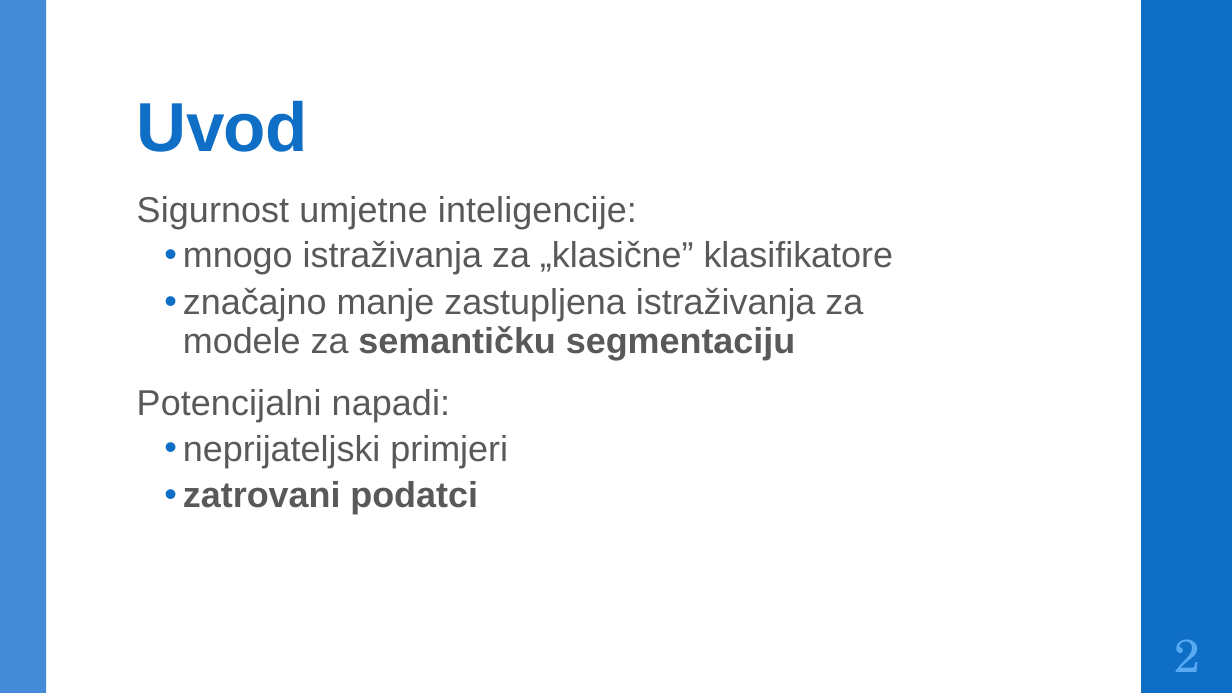
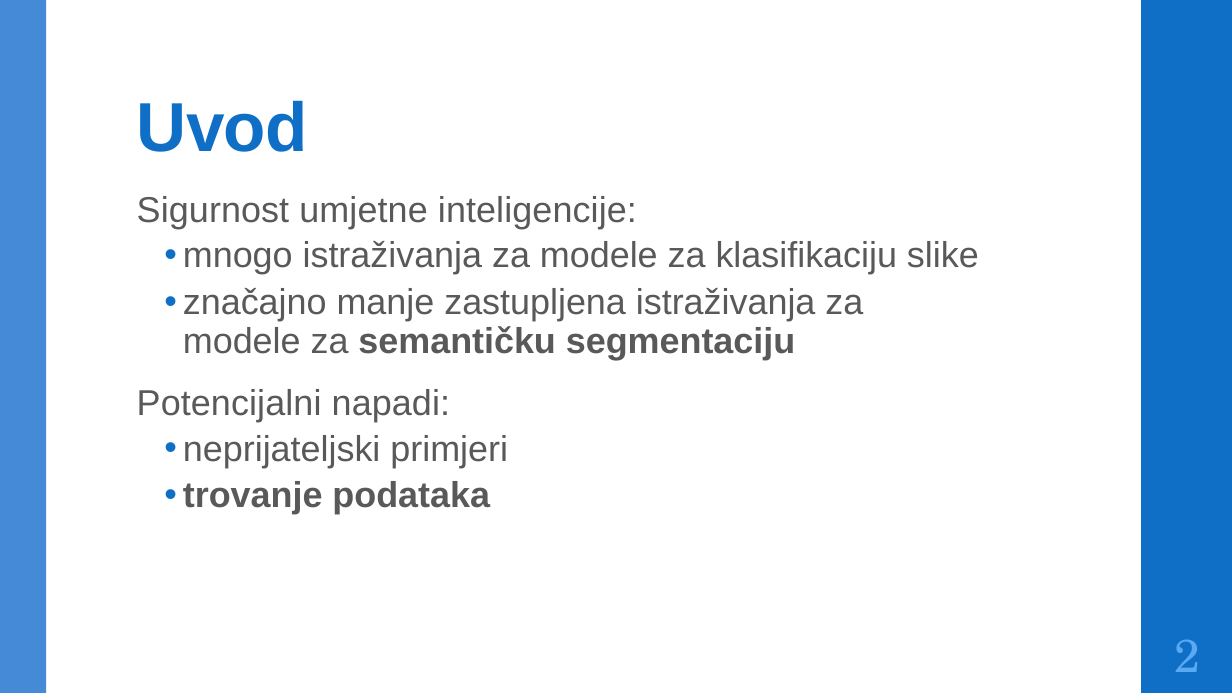
Before and after one commit to DomJamb/Seminar, a slide deck: slide 3 of Dokumentacija/Prezentacija/Trojanski napadi na modele za semantičku segmentaciju.pptx. Drawn at 1232x693 pixels with LibreOffice and Linux fonts; fonts in the diff are those of the drawing. Boxes give left, top, right and bottom in pixels: in the first picture for what was removed or moved away, otherwise in the second. Text is boxed around its words. In the diff, an @@ line names an element or a change of style, - is before the commit and + after.

```diff
--- a/Dokumentacija/Prezentacija/Trojanski napadi na modele za semantičku segmentaciju.pptx
+++ b/Dokumentacija/Prezentacija/Trojanski napadi na modele za semantičku segmentaciju.pptx
@@ text at <box>183,241,979,274</box>: text changed @@
-  • mnogo istraživanja za „klasične” klasifikatore
+  • mnogo istraživanja za modele za klasifikaciju slike
@@ text at <box>183,481,490,514</box>: text changed @@
-  • zatrovani podatci
+  • trovanje podataka
```
Also in this commit, not shown: 7 other slides changed, 1 other file.
